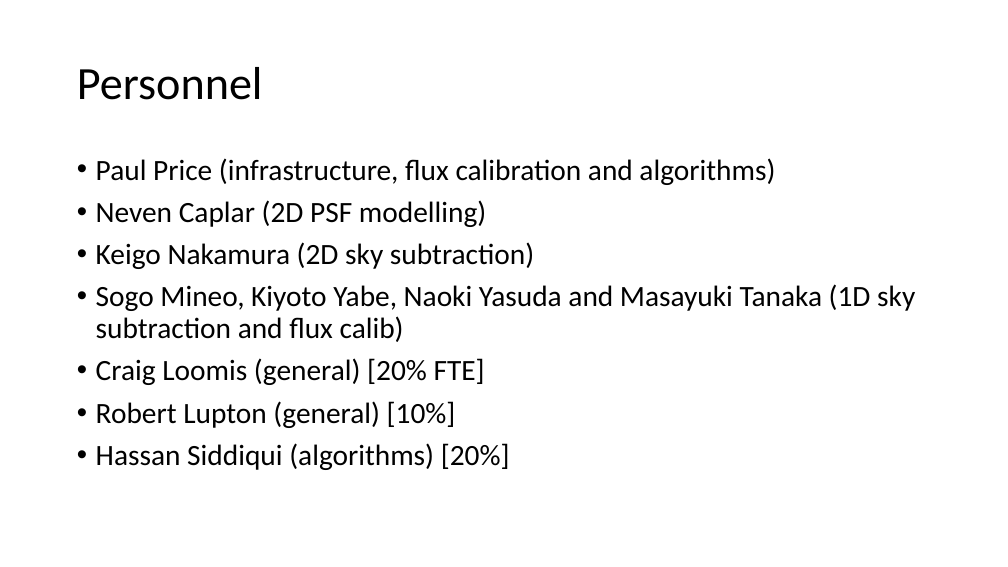
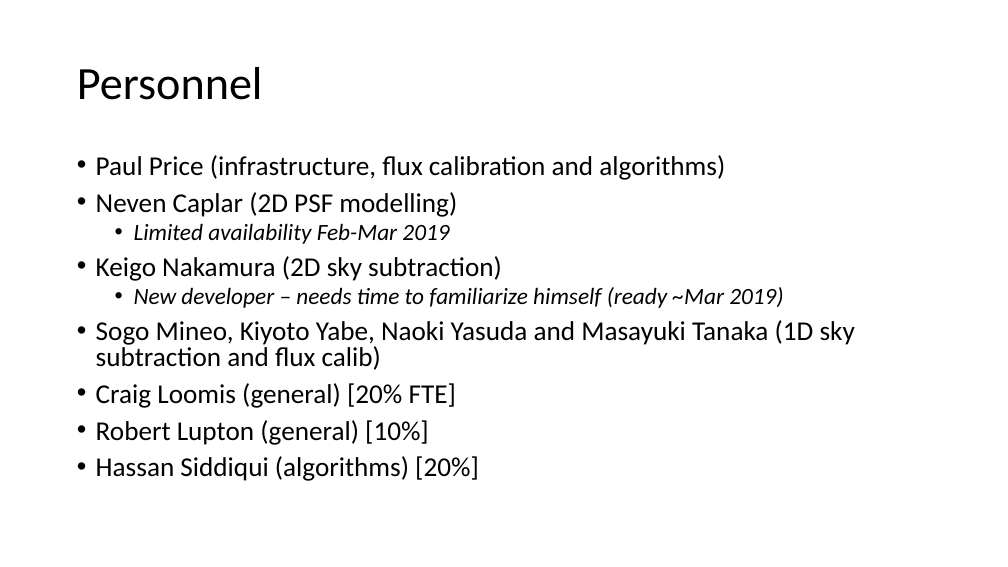
Before and after one commit to hassanxp/Shanghai2018, a slide deck: slide 12 of presentation-drp-plan/2DDRP-PresentationShanghai2018.pptx (slide 5 before the commit). Drawn at 1008x567 pixels with LibreOffice and Linux fonts; fonts in the diff are those of the drawing. Boxes give left, top, right and bottom in pixels: in the first picture for what was removed or moved away, otherwise in the second. Text is boxed around its words. In the diff, an @@ line names an element or a change of style, - is before the commit and + after.

```diff
--- a/presentation-drp-plan/2DDRP-PresentationShanghai2018.pptx
+++ b/presentation-drp-plan/2DDRP-PresentationShanghai2018.pptx
@@ text at (96, 155, 855, 481): size 28 to 25.9 pt in "Paul Price (infrastructure, flux calibration and algorithms)", "Neven Caplar (2D PSF modelling)", "Keigo Nakamura (2D sky subtraction)", "Sogo Mineo, Kiyoto Yabe, Naoki Yasuda and ..." and 3 more places; line spacing 0.9 to 0.8 @@
@@ text at (134, 223, 449, 244): paragraph added @@
+  • Limited availability Feb-Mar 2019
@@ text at (134, 287, 783, 308): paragraph added @@
+  • New developer – needs time to familiarize himself (ready ~Mar 2019)
```
Also in this commit, not shown: 7 slides added, 1 other file.
